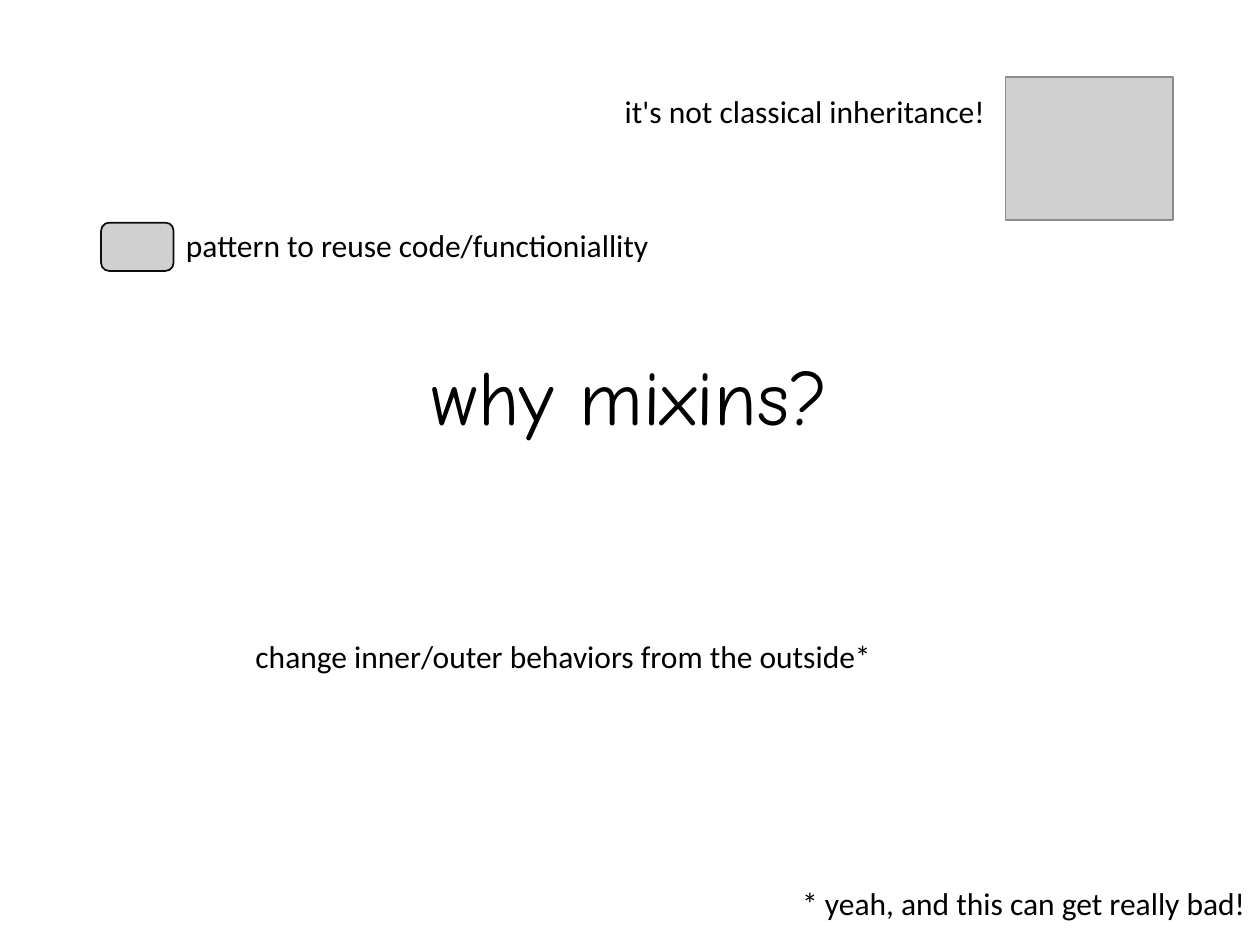
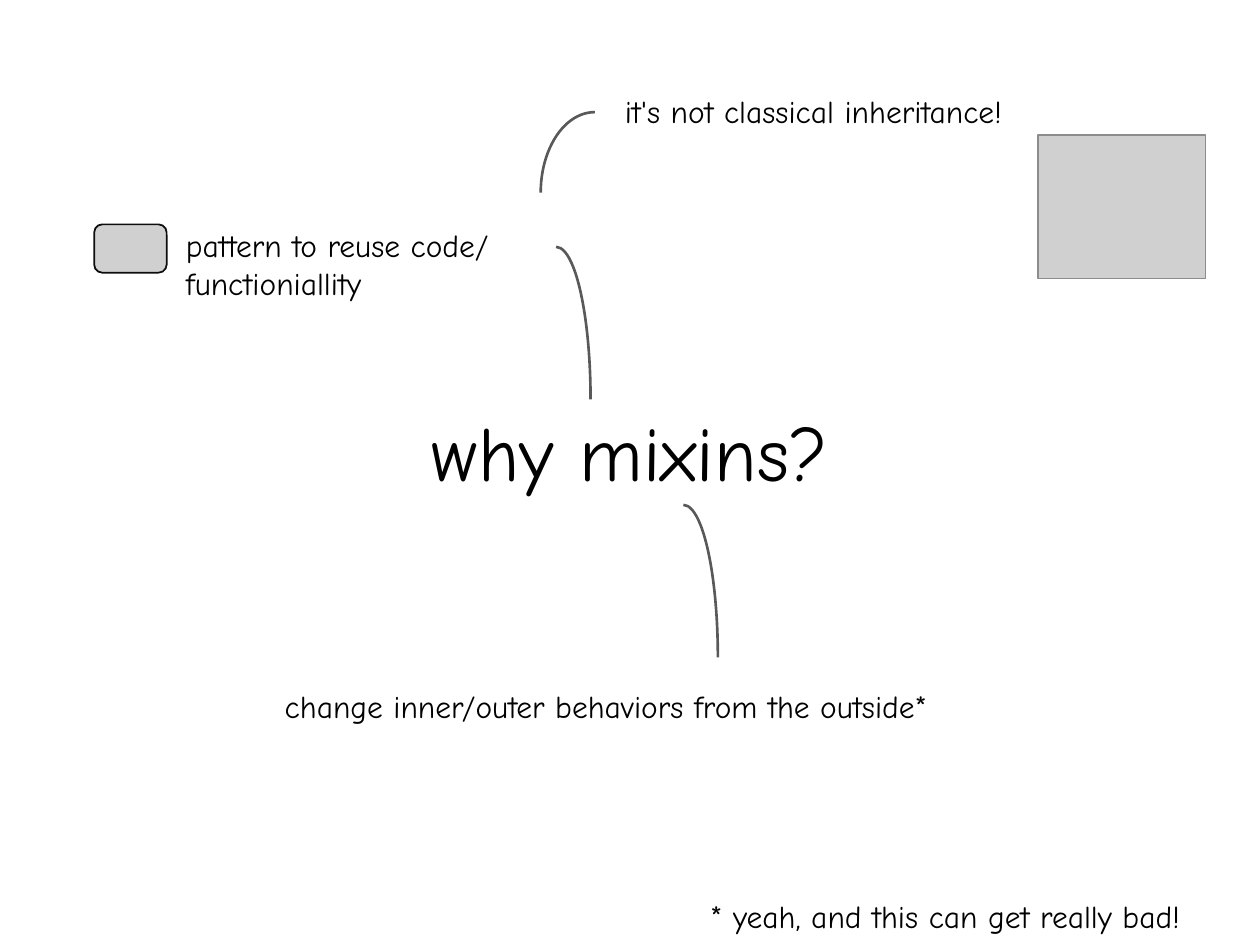
Before and after one commit to archive/talk-mixin-in-js, a slide deck: slide 5 of presentation/Mixins and mixes in JavaScript.pptx. Drawn at 1260x945 pixels with LibreOffice and Linux fonts; fonts in the diff are those of the drawing; grey boxes stand for pictures. Boxes give left, top, right and bottom in pixels: in the first picture for what was removed or moved away, otherwise in the second. Text is boxed around its words. In the diff, an @@ line names an element or a change of style, - is before the commit and + after.

```diff
--- a/presentation/Mixins and mixes in JavaScript.pptx
+++ b/presentation/Mixins and mixes in JavaScript.pptx
@@ arc (boxed as its full ellipse) added at (541, 112, 649, 273), outline #595959 1.5 pt @@
@@ picture: place and size @@
-picture at (1005, 77, 1173, 220)
+picture at (1038, 135, 1206, 278)
@@ picture: place and size @@
-picture at (101, 223, 174, 271)
+picture at (94, 224, 168, 272)
@@ text at (186, 235, 489, 301): text changed; font Calibri to Comic Neue @@
-pattern to reuse code/functioniallity
+pattern to reuse code/
+functioniallity
@@ arc (boxed as its full ellipse) added at (522, 247, 591, 552), outline #595959 1.5 pt @@
@@ title "why mixins?" rewrapped from (432, 371, 827, 441) to (432, 427, 827, 505) @@
@@ arc (boxed as its full ellipse) added at (649, 505, 718, 810), outline #595959 1.5 pt @@
@@ font Calibri to Comic Neue in 3 elements at (625, 101, 1002, 124), (733, 906, 1179, 935), (285, 696, 927, 724) @@
@@ text "change inner/outer behaviors from the ...": place and size @@
-text "change inner/outer behaviors from the ..." at (255, 645, 871, 674)
+text "change inner/outer behaviors from the ..." at (285, 696, 927, 724)
@@ text "* yeah, and this can ...": place and size @@
-text "* yeah, and this can ..." at (825, 893, 1245, 921)
+text "* yeah, and this can ..." at (733, 906, 1179, 935)
```
Also in this commit, not shown: 8 other slides changed, 5 other files.
